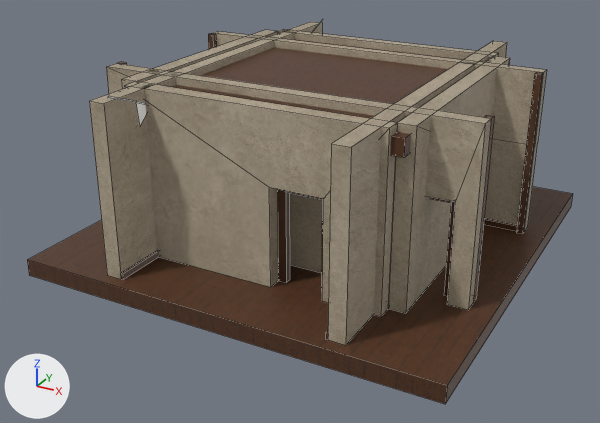
What one commit did to the FBX model Assets/Models/Walls/Bedroom_Base_Z.fbx.
Before and after are seen from a 50 mm lens placed at (7.79, -15.28, 7.82), pointed at (-0.23, -0.69, 0.52). The axes (+X, +Y, +Z) are drawn at lower left. The lights are the same throughout. The picture after the commit comes second. Mesh edges are drawn as thin lines. Where no turn or scale is listed for an object, it has been applied to the vertices.

The first picture shows 'Bedroom_Base_Z'.
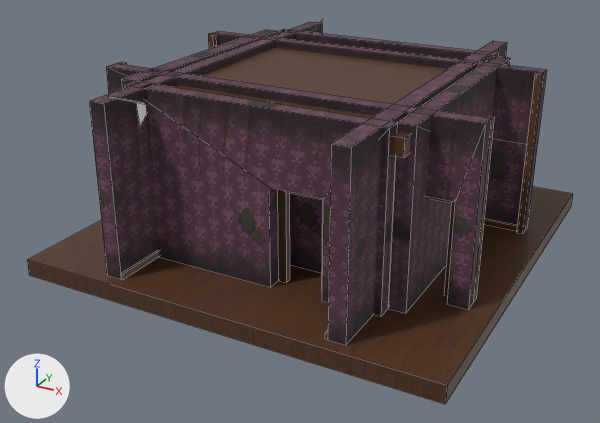
Changed parts and their boxes (x1, y1, x2, y2) in the pictures (600 x 423 px):
'Bedroom_Base_Z', surface changed (darker)
    both: (89, 20, 547, 354)

The change, as a list of edits to the scene's bpy script:
```text
Add img_bedroom_wallpaper_spooky_png:
    img_bedroom_wallpaper_spooky_png = load_image('Bedroom_Wallpaper_Spooky.png', '../../M_Textures/Combos/Wall_Stylize_Set_1/Bedroom_Wallpaper_Spooky.png', 2048, 2048, 'sRGB')
Change mat_bedroom_wall:
    where n2 = _N.new('ShaderNodeTexImage'); n2.name = 'Image Texture'
    n2.image: img_wall_not_clean_albedo_png -> img_bedroom_wallpaper_spooky_png
```
